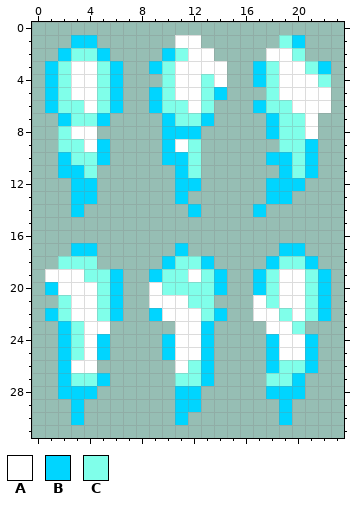
Pixel-art sprite -- LD46/Content/Texture2D/magicMissile.png. The picture above is the old version.
The file is 24x32 pixels.
Palette (. is transparent): A #ffffff  B #00d5ff  C #80ffea
Pixels before, first column x 1:
 1 ..BB......AA......CB..
 2 .BCCB....BCAA....AAC..
 3 BCAACB..BCAAAA..BCAACB
 4 BCAACB...CAACA..BCAAAC
 5 BCAACB..BCAACB...CAAAA
 6 BCCACB..BCCAC...BCCAAA
 7 .BCCB....BCCB....BCCA.
 8 .CAA.....BBB.....BCCA.
 9 .CCAB....BAC......CCB.
10 .BCCB....BBC.....BBCB.
11 .BBC......BC......BCB.
12 ..BB......BB.....BBB..
13 ..BB......B......BB...
14 ..B........B....B.....
15 ......................
16 ......................
17 ..BB......B.......BB..
18 .CCC.....BCCB....BCCB.
19 AAACCB..BCCACB..BCAACB
20 BAAACB..ACCCCB..BCAACB
21 .CAACB..AAACC...ACAACB
22 BCAACB..BAAACB..AACACB
23 .BCAA.....AAB....AAC..
24 .BCAB....BAAB....BAAB.
25 .BCAB....BAAB....BAAB.
26 .BAA......ACB....BCCB.
27 .BCCB.....CCB....CCB..
28 .BBB......BB.....BBB..
29 ..B.......BB......B...
30 ..B.......B.......B...
After the commit:
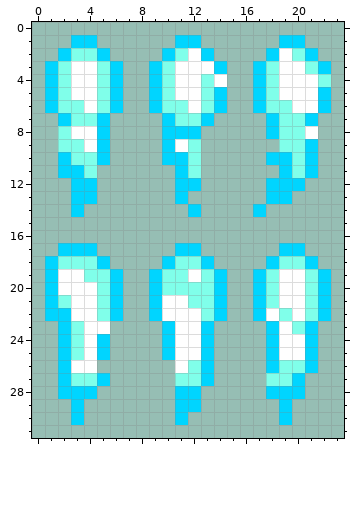
What changed:
Changed rows in their new state; - is an unchanged pixel.
first column x 5:
 1 ------BB------B---
 2 --------B----B--B-
 3 ---------B--------
 4 ----B-------------
 5 ------------B----B
 6 ---------B-------B
 7 ----------------B-
 8 B-----------------
first column x 1:
17 -B---------B---------
18 B---B----------------
19 B--------------------
20 --------B------------
21 B-------B----B--B----
22 -B--------------B----
23 ---------B-------B--B
Pixel boxes of the changes (left, top, right, bottom) in both pictures:
changed: (149, 35, 331, 126)
added: (97, 126, 110, 139)
changed: (45, 243, 110, 321)
changed: (149, 243, 318, 334)
